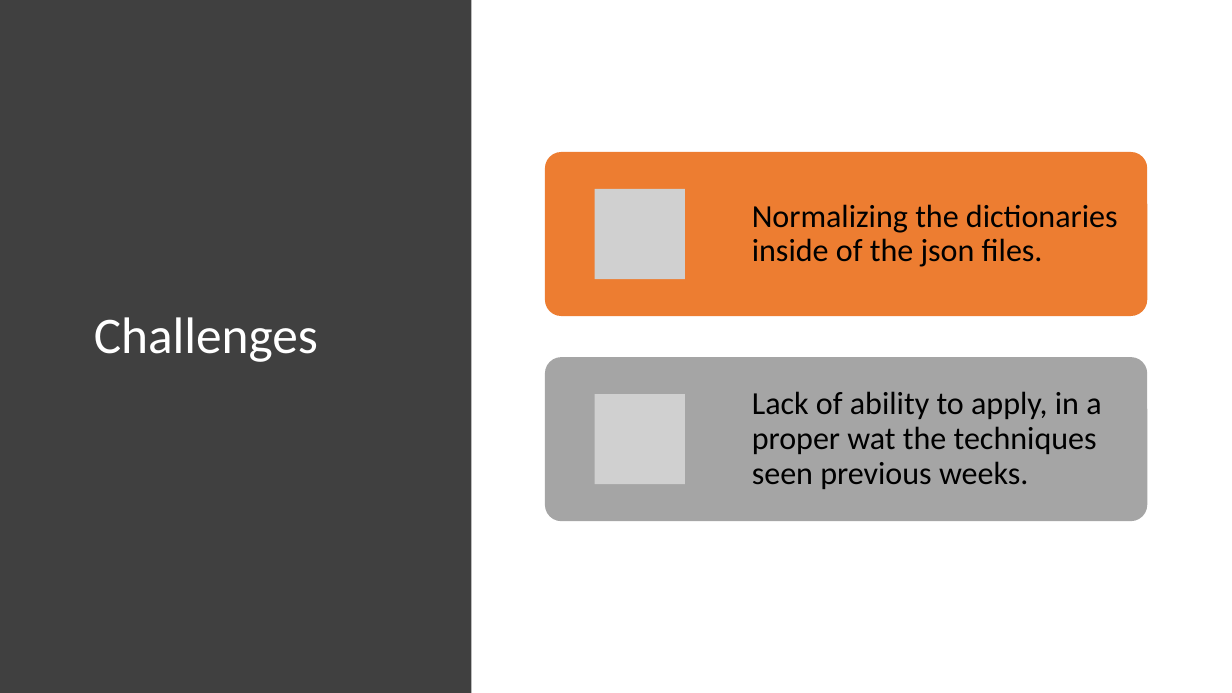
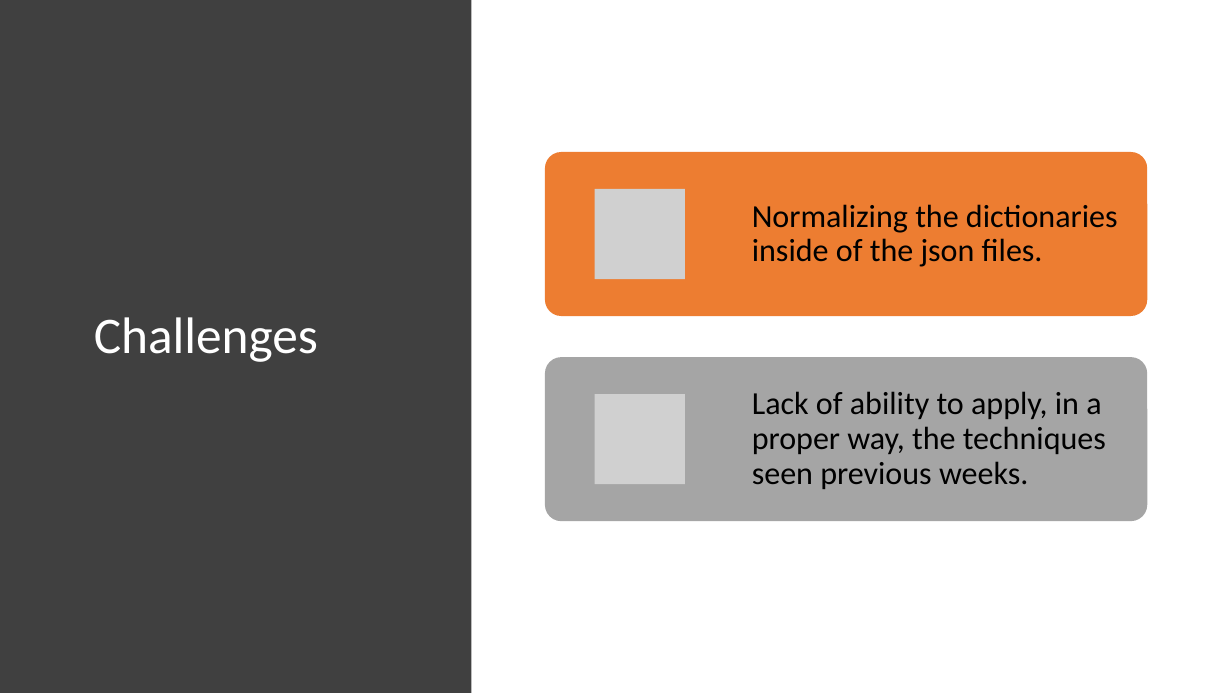
Before and after one commit to isra-st/NewPoPUpStore, a slide deck: slide 3 of New PopUpStore.pptx. Drawn at 1232x693 pixels with LibreOffice and Linux fonts; fonts in the diff are those of the drawing; grey boxes stand for pictures. Boxes give left, top, right and bottom in pixels: in the first picture for what was removed or moved away, otherwise in the second. Text is boxed around its words. In the diff, an @@ line names an element or a change of style, - is before the commit and + after.

```diff
--- a/New PopUpStore.pptx
+++ b/New PopUpStore.pptx
@@ text at (752, 391, 1106, 489): text changed @@
-Lack of ability to apply, in a proper wat the techniques seen previous weeks.
+Lack of ability to apply, in a proper way, the techniques seen previous weeks.
```
Also in this commit, not shown: 5 other slides changed, 3 other files.
